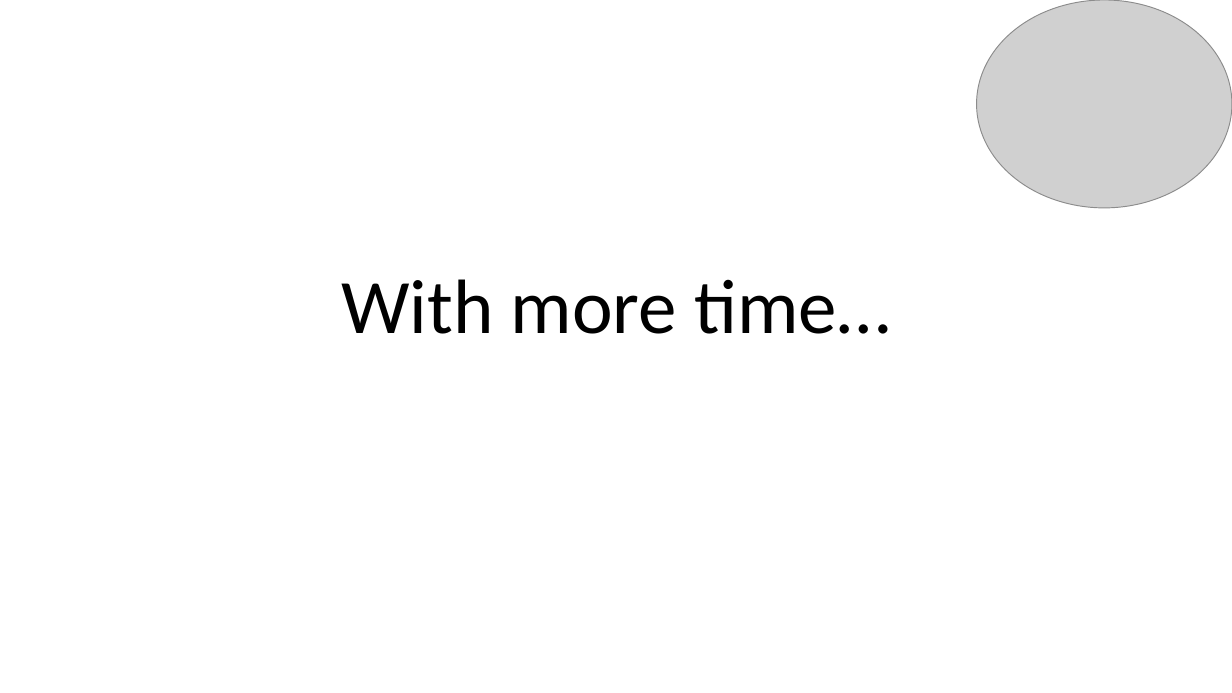
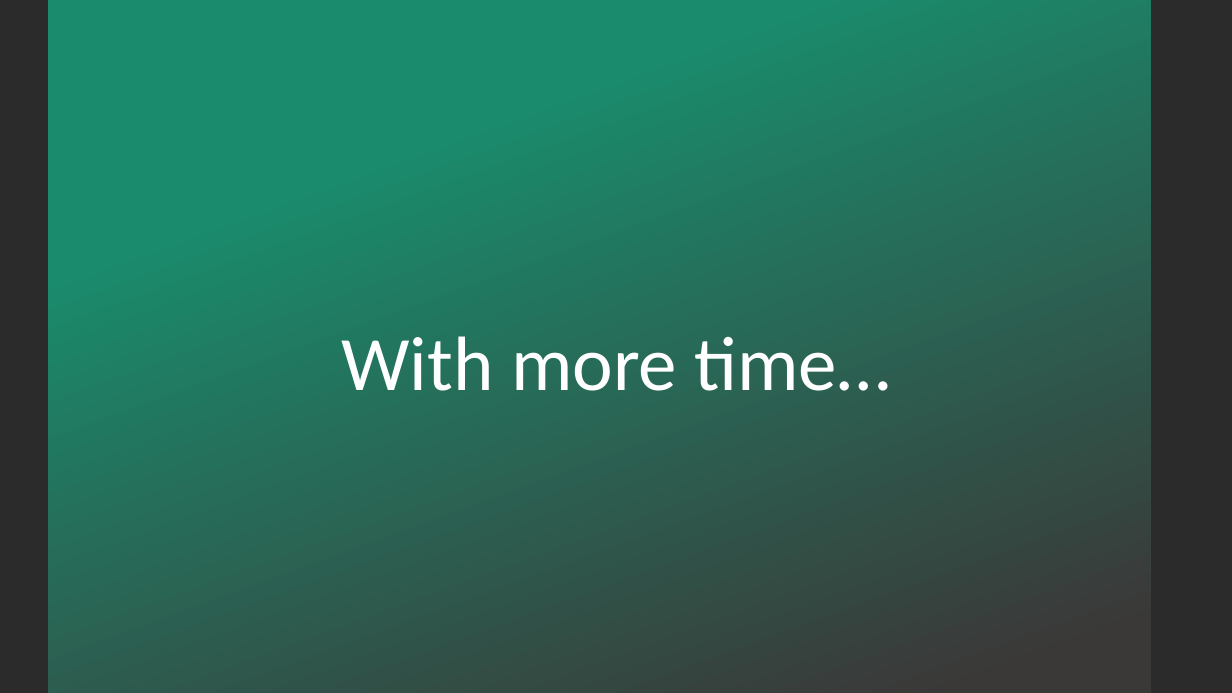
Before and after one commit to zliu007/DAEN690Report, a slide deck: slide 38 of SimpsonsImageDetection_Final Presentation_Merged.pptx (slide 37 before the commit). Drawn at 1232x693 pixels with LibreOffice and Linux fonts; fonts in the diff are those of the drawing; grey boxes stand for pictures; background and template pictures are left out; a plain dark background stands for a picture behind light text. Boxes give left, top, right and bottom in pixels: in the first picture for what was removed or moved away, otherwise in the second. Text is boxed around its words. In the diff, an @@ line names an element or a change of style, - is before the commit and + after.

```diff
--- a/SimpsonsImageDetection_Final Presentation_Merged.pptx
+++ b/SimpsonsImageDetection_Final Presentation_Merged.pptx
@@ background #FFFFFF to picture (left out) @@
@@ rectangle added at (48, 0, 1151, 693), fill gradient #1A8B6C to #3B3838 @@
@@ picture removed at (977, 0, 1232, 208) @@
@@ title "With more time…": place and size @@
-title "With more time…" at (341, 279, 890, 334)
+title "With more time…" at (341, 336, 891, 391)
@@ title "With more time…" at (341, 336, 891, 391): text colour #000000 to #FFFFFF @@
```
Also in this commit, not shown: 2 other slides changed, 2 slides added, 1 slide removed.
